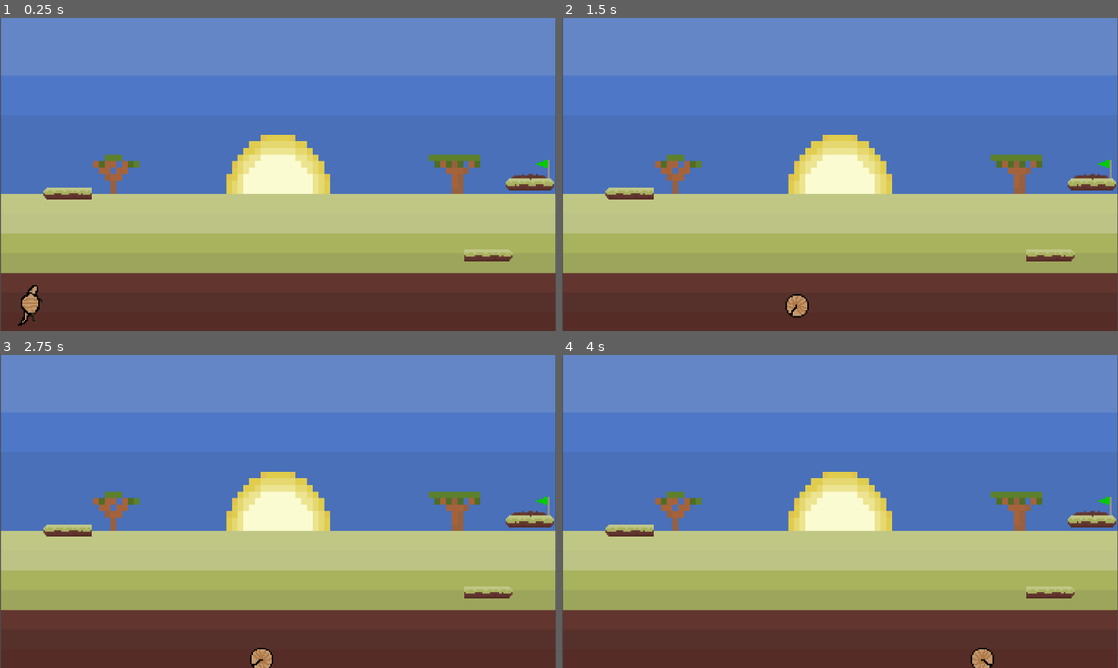
Above: before the commit, frames 1-4 (two rows, left to right).
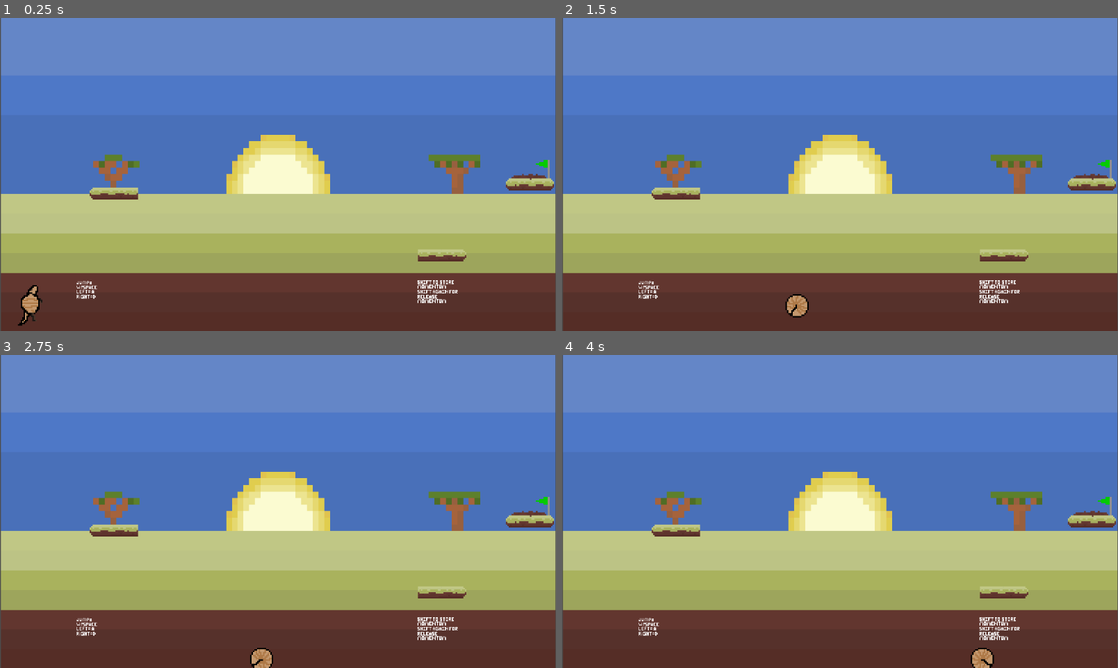
Above: after the commit, the same moments.

Repository: potatinator/codeday3-ihatecaiden
Game: Godot game, scene res://lvl1.tscn
Two runs of this game, one before a commit and one after it. Both use one fixed random seed, a clock stepped at 60 frames per second and the inputs below.
Inputs:
- Up to frame 1 (0.25 s): no input
- Up to frame 2 (1.5 s): hold D (moveRight) from 0.53 s (still down); tap Shift (store) at 0.6, 1.35 s; tap W (jump) at 0.77 s
- Up to frame 3 (2.75 s): tap W (jump) at 1.52 s; release D (moveRight) at 2.03 s; hold A (moveLeft) from 2.03 s (still down); tap Shift (store) at 2.1 s
- Up to frame 4 (4 s): release A (moveLeft) at 2.78 s; hold D (moveRight) from 2.78 s (still down); tap Shift (store) at 2.85, 3.6 s; tap W (jump) at 3.02, 3.77 s

The runs differ from the first frame. In frame 1, 1.5% of the frame differs, in the area x 7-93%, y 54-92%; in frame 2, 1.5%; in frame 3, 1.5%; in frame 4, 1.5%.

Commit message:
hope this breaks nothing, also i fixed hitbox for one of the blocks.

Diff:
--- a/Lvl5.tscn
+++ b/Lvl5.tscn
@@ -187,3 +187,4 @@
 [node name="StaticBody2D55" parent="." instance=ExtResource("10_blder")]
 show_behind_parent = true
 position = Vector2(1073, 344)
+nextLVL = "res://level7.tscn"
--- a/big floor top main.tscn
+++ b/big floor top main.tscn
@@ -6,7 +6,7 @@
 size = Vector2(100, 100)
 
 [sub_resource type="RectangleShape2D" id="RectangleShape2D_bu8al"]
-size = Vector2(100, 51)
+size = Vector2(100, 50)
 
 [node name="StaticBody2D" type="StaticBody2D"]
 
--- a/level7.tscn
+++ /dev/null
@@ -1,18 +0,0 @@
-[gd_scene load_steps=4 format=3 uid="uid://dcp30bm4ngqec"]
-
-[ext_resource type="PackedScene" uid="uid://btw57klxaykkh" path="res://walls.tscn" id="1_ao7cn"]
-[ext_resource type="PackedScene" uid="uid://drbulqxqdircb" path="res://character_body_2d.tscn" id="2_xqg4q"]
-[ext_resource type="PackedScene" uid="uid://cpky803bml7ak" path="res://background.tscn" id="3_kuxbi"]
-
-[node name="Node2D2" type="Node2D"]
-
-[node name="Camera2D" type="Camera2D" parent="."]
-anchor_mode = 0
-
-[node name="walls" parent="." instance=ExtResource("1_ao7cn")]
-
-[node name="player" parent="." instance=ExtResource("2_xqg4q")]
-position = Vector2(509, 354)
-
-[node name="StaticBody2D54" parent="." instance=ExtResource("3_kuxbi")]
-show_behind_parent = true
--- a/lvl1.tscn
+++ b/lvl1.tscn
@@ -7,6 +7,8 @@
 [ext_resource type="PackedScene" uid="uid://bbre1k5cd3rdr" path="res://level components/full tile with connection point on right side horiz.tscn" id="5_ok8r0"]
 [ext_resource type="PackedScene" uid="uid://cpky803bml7ak" path="res://background.tscn" id="6_audra"]
 [ext_resource type="PackedScene" uid="uid://djvwt5ox6hkr1" path="res://end.tscn" id="7_x7kom"]
+[ext_resource type="PackedScene" uid="uid://bn62dk5uldnm1" path="res://movement2.tscn" id="8_1w0mb"]
+[ext_resource type="PackedScene" uid="uid://bntixfyq332kk" path="res://storem.tscn" id="9_imcy2"]
 
 [node name="Node2D2" type="Node2D"]
 
@@ -81,12 +83,6 @@
 [node name="StaticBody2D21" parent="." instance=ExtResource("3_ok8r0")]
 position = Vector2(816, 488)
 
-[node name="StaticBody2D22" parent="." instance=ExtResource("3_ok8r0")]
-position = Vector2(912, 488)
-
-[node name="StaticBody2D23" parent="." instance=ExtResource("3_ok8r0")]
-position = Vector2(240, 360)
-
 [node name="StaticBody2D24" parent="." instance=ExtResource("3_ok8r0")]
 position = Vector2(336, 360)
 
@@ -115,10 +111,10 @@
 position = Vector2(1104, 360)
 
 [node name="StaticBody2D33" parent="." instance=ExtResource("5_ok8r0")]
-position = Vector2(140, 360)
+position = Vector2(236, 360)
 
 [node name="StaticBody2D34" parent="." instance=ExtResource("4_wg0iv")]
-position = Vector2(1012, 488)
+position = Vector2(916, 488)
 
 [node name="StaticBody2D54" parent="." instance=ExtResource("6_audra")]
 show_behind_parent = true
@@ -126,3 +122,9 @@
 [node name="StaticBody2D" parent="StaticBody2D54" instance=ExtResource("7_x7kom")]
 position = Vector2(1098, 307)
 nextLVL = "res://lvl2.tscn"
+
+[node name="StaticBody2D35" parent="." instance=ExtResource("8_1w0mb")]
+position = Vector2(204, 566)
+
+[node name="StaticBody2D36" parent="." instance=ExtResource("9_imcy2")]
+position = Vector2(912, 566)
--- /dev/null
+++ b/lvl8.tscn
@@ -0,0 +1,463 @@
+[gd_scene load_steps=13 format=3 uid="uid://dcp30bm4ngqec"]
+
+[ext_resource type="PackedScene" uid="uid://btw57klxaykkh" path="res://walls.tscn" id="1_f3pc2"]
+[ext_resource type="PackedScene" uid="uid://drbulqxqdircb" path="res://character_body_2d.tscn" id="2_1aoku"]
+[ext_resource type="PackedScene" uid="uid://cpky803bml7ak" path="res://background.tscn" id="3_ht4u2"]
+[ext_resource type="PackedScene" uid="uid://vinovhk52fgt" path="res://big floor main.tscn" id="4_06fny"]
+[ext_resource type="PackedScene" uid="uid://u4bos5oxde6x" path="res://level components/spike.tscn" id="5_gck4d"]
+[ext_resource type="PackedScene" uid="uid://bforvbb7alh1v" path="res://big floor top main.tscn" id="6_d8ant"]
+[ext_resource type="PackedScene" uid="uid://djvwt5ox6hkr1" path="res://end.tscn" id="7_v08yn"]
+[ext_resource type="PackedScene" uid="uid://bcnoc83dge48c" path="res://level components/full tile with connection point on bottom side vert.tscn" id="8_uxutb"]
+[ext_resource type="PackedScene" uid="uid://bmwe4s5uxqqpn" path="res://level components/full tile no connection point horiz.tscn" id="9_fblqm"]
+[ext_resource type="PackedScene" uid="uid://0gh6jr76cq35" path="res://big floor right connect half.tscn" id="10_kx0u1"]
+[ext_resource type="PackedScene" uid="uid://cmryarpxyn7st" path="res://level components/full tile with connection point on top vert.tscn" id="11_e7u5m"]
+[ext_resource type="PackedScene" uid="uid://cfpefh524jfu7" path="res://big floor left connect half.tscn" id="12_qm387"]
+
+[node name="Node2D2" type="Node2D"]
+
+[node name="Camera2D" type="Camera2D" parent="."]
+anchor_mode = 0
+
+[node name="walls" parent="." instance=ExtResource("1_f3pc2")]
+
+[node name="player" parent="." instance=ExtResource("2_1aoku")]
+position = Vector2(189, 472)
+
+[node name="StaticBody2D54" parent="." instance=ExtResource("3_ht4u2")]
+visible = false
+show_behind_parent = true
+position = Vector2(-2, -3)
+
+[node name="StaticBody2D" parent="." instance=ExtResource("4_06fny")]
+position = Vector2(58, 598)
+
+[node name="StaticBody2D9" parent="." instance=ExtResource("5_gck4d")]
+position = Vector2(253, 473)
+
+[node name="StaticBody2D16" parent="." instance=ExtResource("4_06fny")]
+position = Vector2(-42, 598)
+
+[node name="StaticBody2D10" parent="." instance=ExtResource("5_gck4d")]
+position = Vector2(153, 389)
+
+[node name="StaticBody2D11" parent="." instance=ExtResource("5_gck4d")]
+position = Vector2(169, 373)
+
+[node name="StaticBody2D12" parent="." instance=ExtResource("5_gck4d")]
+position = Vector2(269, 457)
+
+[node name="StaticBody2D13" parent="." instance=ExtResource("5_gck4d")]
+position = Vector2(137, 405)
+
+[node name="StaticBody2D36" parent="." instance=ExtResource("5_gck4d")]
+position = Vector2(202, 249)
+
+[node name="StaticBody2D35" parent="." instance=ExtResource("5_gck4d")]
+position = Vector2(218, 233)
+
+[node name="StaticBody2D58" parent="." instance=ExtResource("5_gck4d")]
+position = Vector2(153, 249)
+
+[node name="StaticBody2D59" parent="." instance=ExtResource("5_gck4d")]
+position = Vector2(169, 233)
+
+[node name="StaticBody2D60" parent="." instance=ExtResource("5_gck4d")]
+position = Vector2(137, 265)
+
+[node name="StaticBody2D34" parent="." instance=ExtResource("5_gck4d")]
+position = Vector2(185, 265)
+
+[node name="StaticBody2D2" parent="." instance=ExtResource("4_06fny")]
+position = Vector2(258, 598)
+
+[node name="StaticBody2D23" parent="." instance=ExtResource("5_gck4d")]
+position = Vector2(449, 166)
+
+[node name="StaticBody2D23" parent="StaticBody2D23" instance=ExtResource("5_gck4d")]
+position = Vector2(66, 68)
+rotation = 3.14159
+
+[node name="StaticBody2D29" parent="StaticBody2D23" instance=ExtResource("5_gck4d")]
+position = Vector2(18, 68)
+rotation = 3.14159
+
+[node name="StaticBody2D31" parent="StaticBody2D23" instance=ExtResource("5_gck4d")]
+position = Vector2(2, 68)
+rotation = 3.14159
+
+[node name="StaticBody2D32" parent="StaticBody2D23" instance=ExtResource("5_gck4d")]
+position = Vector2(50, 68)
+rotation = 3.14159
+
+[node name="StaticBody2D21" parent="StaticBody2D23" instance=ExtResource("5_gck4d")]
+position = Vector2(82, 68)
+rotation = 3.14159
+
+[node name="StaticBody2D30" parent="StaticBody2D23" instance=ExtResource("5_gck4d")]
+position = Vector2(34, 68)
+rotation = 3.14159
+
+[node name="StaticBody2D29" parent="." instance=ExtResource("5_gck4d")]
+position = Vector2(401, 166)
+
+[node name="StaticBody2D31" parent="." instance=ExtResource("5_gck4d")]
+position = Vector2(385, 166)
+
+[node name="StaticBody2D32" parent="." instance=ExtResource("5_gck4d")]
+position = Vector2(433, 166)
+
+[node name="StaticBody2D21" parent="." instance=ExtResource("5_gck4d")]
+position = Vector2(465, 166)
+
+[node name="StaticBody2D49" parent="." instance=ExtResource("5_gck4d")]
+position = Vector2(549, 60)
+rotation = -3.14159
+
+[node name="StaticBody2D51" parent="." instance=ExtResource("5_gck4d")]
+position = Vector2(581, 60)
+rotation = -3.14159
+
+[node name="StaticBody2D52" parent="." instance=ExtResource("5_gck4d")]
+position = Vector2(597, 60)
+rotation = -3.14159
+
+[node name="StaticBody2D30" parent="." instance=ExtResource("5_gck4d")]
+position = Vector2(417, 166)
+
+[node name="StaticBody2D3" parent="." instance=ExtResource("4_06fny")]
+position = Vector2(158, 598)
+
+[node name="StaticBody2D4" parent="." instance=ExtResource("6_d8ant")]
+position = Vector2(258, 498)
+
+[node name="StaticBody2D5" parent="." instance=ExtResource("6_d8ant")]
+position = Vector2(158, 498)
+
+[node name="StaticBody2D6" parent="." instance=ExtResource("6_d8ant")]
+position = Vector2(58, 498)
+
+[node name="StaticBody2D7" parent="." instance=ExtResource("5_gck4d")]
+position = Vector2(237, 489)
+
+[node name="StaticBody2D14" parent="." instance=ExtResource("6_d8ant")]
+position = Vector2(50, 373)
+
+[node name="StaticBody2D81" parent="." instance=ExtResource("6_d8ant")]
+position = Vector2(957, 629)
+
+[node name="StaticBody2D82" parent="." instance=ExtResource("6_d8ant")]
+position = Vector2(658, 629)
+
+[node name="StaticBody2D83" parent="." instance=ExtResource("6_d8ant")]
+position = Vector2(458, 629)
+
+[node name="StaticBody2D84" parent="." instance=ExtResource("6_d8ant")]
+position = Vector2(1057, 629)
+
+[node name="StaticBody2D85" parent="." instance=ExtResource("6_d8ant")]
+position = Vector2(558, 629)
+
+[node name="StaticBody2D86" parent="." instance=ExtResource("6_d8ant")]
+position = Vector2(1156, 629)
+
+[node name="StaticBody2D87" parent="." instance=ExtResource("6_d8ant")]
+position = Vector2(758, 629)
+
+[node name="StaticBody2D88" parent="." instance=ExtResource("6_d8ant")]
+position = Vector2(857, 629)
+
+[node name="StaticBody2D37" parent="." instance=ExtResource("6_d8ant")]
+position = Vector2(757, 175)
+
+[node name="StaticBody2D38" parent="." instance=ExtResource("6_d8ant")]
+position = Vector2(657, 175)
+
+[node name="StaticBody2D40" parent="." instance=ExtResource("6_d8ant")]
+position = Vector2(458, 175)
+
+[node name="StaticBody2D43" parent="." instance=ExtResource("6_d8ant")]
+position = Vector2(258, 50.5396)
+rotation = -3.14067
+
+[node name="StaticBody2D44" parent="." instance=ExtResource("6_d8ant")]
+position = Vector2(358, 50.6319)
+rotation = -3.14067
+
+[node name="StaticBody2D45" parent="." instance=ExtResource("6_d8ant")]
+position = Vector2(457, 50.7232)
+rotation = -3.14067
+
+[node name="StaticBody2D46" parent="." instance=ExtResource("6_d8ant")]
+position = Vector2(557, 50.8155)
+rotation = -3.14067
+
+[node name="StaticBody2D47" parent="." instance=ExtResource("6_d8ant")]
+position = Vector2(657, 51.0001)
+rotation = -3.14067
+
+[node name="StaticBody2D48" parent="." instance=ExtResource("6_d8ant")]
+position = Vector2(757, 51)
+rotation = -3.14067
+
+[node name="StaticBody2D42" parent="." instance=ExtResource("6_d8ant")]
+position = Vector2(258, 175)
+
+[node name="StaticBody2D41" parent="." instance=ExtResource("6_d8ant")]
+position = Vector2(358, 175)
+
+[node name="StaticBody2D39" parent="." instance=ExtResource("6_d8ant")]
+position = Vector2(558, 175)
+
+[node name="StaticBody2D15" parent="." instance=ExtResource("6_d8ant")]
+position = Vector2(111, 373)
+
+[node name="StaticBody2D17" parent="." instance=ExtResource("4_06fny")]
+position = Vector2(358, 598)
+
+[node name="StaticBody2D26" parent="." instance=ExtResource("7_v08yn")]
+show_behind_parent = true
+position = Vector2(56, 338)
+
+[node name="StaticBody2D50" parent="." instance=ExtResource("5_gck4d")]
+position = Vector2(565, 60)
+rotation = -3.14159
+
+[node name="StaticBody2D53" parent="." instance=ExtResource("5_gck4d")]
+position = Vector2(613, 60)
+rotation = 3.14159
+
+[node name="StaticBody2D55" parent="." instance=ExtResource("5_gck4d")]
+position = Vector2(629, 60)
+rotation = 3.14159
+
+[node name="StaticBody2D61" parent="." instance=ExtResource("5_gck4d")]
+position = Vector2(102, 33)
+rotation = 1.5708
+
+[node name="StaticBody2D61" parent="StaticBody2D61" instance=ExtResource("5_gck4d")]
+position = Vector2(69.9999, -904)
+rotation = 1.5708
+
+[node name="StaticBody2D62" parent="StaticBody2D61" instance=ExtResource("5_gck4d")]
+position = Vector2(69.9999, -872)
+rotation = 1.5708
+
+[node name="StaticBody2D65" parent="StaticBody2D61" instance=ExtResource("5_gck4d")]
+position = Vector2(70, -968)
+rotation = 1.5708
+
+[node name="StaticBody2D67" parent="StaticBody2D61" instance=ExtResource("5_gck4d")]
+position = Vector2(70, -952)
+rotation = 1.5708
+
+[node name="StaticBody2D68" parent="StaticBody2D61" instance=ExtResource("5_gck4d")]
+position = Vector2(69.9999, -936)
+rotation = 1.5708
+
+[node name="StaticBody2D69" parent="StaticBody2D61" instance=ExtResource("5_gck4d")]
+position = Vector2(69.9999, -920)
+rotation = 1.5708
+
+[node name="StaticBody2D63" parent="StaticBody2D61" instance=ExtResource("5_gck4d")]
+position = Vector2(69.9999, -888)
+rotation = 1.5708
+
+[node name="StaticBody2D64" parent="StaticBody2D61" instance=ExtResource("5_gck4d")]
+position = Vector2(69.9999, -856)
+rotation = 1.5708
+
+[node name="StaticBody2D66" parent="StaticBody2D61" instance=ExtResource("4_06fny")]
+position = Vector2(11, -900)
+
+[node name="StaticBody2D70" parent="StaticBody2D61" instance=ExtResource("4_06fny")]
+position = Vector2(10.9999, -866)
+
+[node name="StaticBody2D71" parent="StaticBody2D61" instance=ExtResource("5_gck4d")]
+position = Vector2(20.9999, -825)
+rotation = 1.5708
+
+[node name="StaticBody2D72" parent="StaticBody2D61" instance=ExtResource("5_gck4d")]
+position = Vector2(20.9999, -761)
+rotation = 1.5708
+
+[node name="StaticBody2D73" parent="StaticBody2D61" instance=ExtResource("5_gck4d")]
+position = Vector2(20.9999, -777)
+rotation = 1.5708
+
+[node name="StaticBody2D74" parent="StaticBody2D61" instance=ExtResource("5_gck4d")]
+position = Vector2(20.9999, -793)
+rotation = 1.5708
+
+[node name="StaticBody2D75" parent="StaticBody2D61" instance=ExtResource("5_gck4d")]
+position = Vector2(20.9999, -809)
+rotation = 1.5708
+
+[node name="StaticBody2D76" parent="StaticBody2D61" instance=ExtResource("5_gck4d")]
+position = Vector2(20.9999, -841)
+rotation = 1.5708
+
+[node name="StaticBody2D62" parent="." instance=ExtResource("5_gck4d")]
+position = Vector2(102, 65)
+rotation = 1.5708
+
+[node name="StaticBody2D65" parent="." instance=ExtResource("5_gck4d")]
+position = Vector2(102, -31)
+rotation = 1.5708
+
+[node name="StaticBody2D67" parent="." instance=ExtResource("5_gck4d")]
+position = Vector2(102, -15)
+rotation = 1.5708
+
+[node name="StaticBody2D68" parent="." instance=ExtResource("5_gck4d")]
+position = Vector2(102, 1)
+rotation = 1.5708
+
+[node name="StaticBody2D69" parent="." instance=ExtResource("5_gck4d")]
+position = Vector2(102, 17)
+rotation = 1.5708
+
+[node name="StaticBody2D63" parent="." instance=ExtResource("5_gck4d")]
+position = Vector2(102, 49)
+rotation = 1.5708
+
+[node name="StaticBody2D64" parent="." instance=ExtResource("5_gck4d")]
+position = Vector2(102, 81)
+rotation = 1.5708
+
+[node name="StaticBody2D66" parent="." instance=ExtResource("4_06fny")]
+position = Vector2(43, 44)
+
+[node name="StaticBody2D70" parent="." instance=ExtResource("4_06fny")]
+position = Vector2(43, 71)
+
+[node name="StaticBody2D71" parent="." instance=ExtResource("5_gck4d")]
+position = Vector2(118, 130)
+rotation = 3.14159
+
+[node name="StaticBody2D72" parent="." instance=ExtResource("5_gck4d")]
+position = Vector2(54, 130)
+rotation = 3.14159
+
+[node name="StaticBody2D73" parent="." instance=ExtResource("5_gck4d")]
+position = Vector2(70, 130)
+rotation = 3.14159
+
+[node name="StaticBody2D74" parent="." instance=ExtResource("5_gck4d")]
+position = Vector2(86, 130)
+rotation = 3.14159
+
+[node name="StaticBody2D75" parent="." instance=ExtResource("5_gck4d")]
+position = Vector2(102, 130)
+rotation = 3.14159
+
+[node name="StaticBody2D76" parent="." instance=ExtResource("5_gck4d")]
+position = Vector2(38, 130)
+rotation = 3.14159
+
+[node name="StaticBody2D77" parent="." instance=ExtResource("8_uxutb")]
+position = Vector2(558, 424)
+
+[node name="StaticBody2D78" parent="." instance=ExtResource("8_uxutb")]
+position = Vector2(657, 498)
+
+[node name="StaticBody2D79" parent="." instance=ExtResource("8_uxutb")]
+position = Vector2(757, 458)
+
+[node name="StaticBody2D80" parent="." instance=ExtResource("5_gck4d")]
+position = Vector2(691, 316)
+rotation = 3.14159
+
+[node name="StaticBody2D89" parent="." instance=ExtResource("4_06fny")]
+position = Vector2(1102, 598)
+
+[node name="StaticBody2D90" parent="." instance=ExtResource("4_06fny")]
+position = Vector2(1102, 498)
+
+[node name="StaticBody2D91" parent="." instance=ExtResource("4_06fny")]
+position = Vector2(1102, 398)
+
+[node name="StaticBody2D92" parent="." instance=ExtResource("4_06fny")]
+position = Vector2(1102, 298)
+
+[node name="StaticBody2D93" parent="." instance=ExtResource("4_06fny")]
+position = Vector2(1102, 198)
+
+[node name="StaticBody2D94" parent="." instance=ExtResource("4_06fny")]
+position = Vector2(1102, 98)
+
+[node name="StaticBody2D95" parent="." instance=ExtResource("4_06fny")]
+position = Vector2(1102, -2)
+
+[node name="StaticBody2D96" parent="." instance=ExtResource("6_d8ant")]
+show_behind_parent = true
+position = Vector2(1062, 448)
+
+[node name="StaticBody2D97" parent="." instance=ExtResource("6_d8ant")]
+show_behind_parent = true
+position = Vector2(1053, 249)
+
+[node name="StaticBody2D98" parent="." instance=ExtResource("6_d8ant")]
+position = Vector2(857, 51)
+rotation = 3.14159
+
+[node name="StaticBody2D99" parent="." instance=ExtResource("6_d8ant")]
+position = Vector2(914, 51)
+rotation = 3.14159
+
+[node name="StaticBody2D100" parent="." instance=ExtResource("6_d8ant")]
+show_behind_parent = true
+position = Vector2(962, 448)
+
+[node name="StaticBody2D101" parent="." instance=ExtResource("9_fblqm")]
+show_behind_parent = true
+position = Vector2(658, 257)
+
+[node name="StaticBody2D8" parent="." instance=ExtResource("4_06fny")]
+top_level = true
+position = Vector2(358, 545)
+
+[node name="StaticBody2D18" parent="." instance=ExtResource("6_d8ant")]
+position = Vector2(-42, 498)
+
+[node name="StaticBody2D19" parent="." instance=ExtResource("6_d8ant")]
+position = Vector2(160, 275)
+
+[node name="StaticBody2D20" parent="." instance=ExtResource("4_06fny")]
+show_behind_parent = true
+position = Vector2(160, 325)
+
+[node name="StaticBody2D24" parent="." instance=ExtResource("10_kx0u1")]
+position = Vector2(308, 445)
+
+[node name="StaticBody2D22" parent="." instance=ExtResource("11_e7u5m")]
+position = Vector2(346, 495)
+
+[node name="StaticBody2D25" parent="." instance=ExtResource("11_e7u5m")]
+show_behind_parent = true
+position = Vector2(346, 448)
+
+[node name="StaticBody2D27" parent="." instance=ExtResource("11_e7u5m")]
+show_behind_parent = true
+position = Vector2(371, 448)
+
+[node name="StaticBody2D28" parent="." instance=ExtResource("11_e7u5m")]
+position = Vector2(371, 498)
+
+[node name="StaticBody2D33" parent="." instance=ExtResource("10_kx0u1")]
+position = Vector2(333, 348)
+
+[node name="StaticBody2D56" parent="." instance=ExtResource("11_e7u5m")]
+position = Vector2(395, 498)
+
+[node name="StaticBody2D57" parent="." instance=ExtResource("11_e7u5m")]
+position = Vector2(395, 448)
+
+[node name="StaticBody2D102" parent="." instance=ExtResource("12_qm387")]
+position = Vector2(408, 348)
+
+[node name="StaticBody2D103" parent="." instance=ExtResource("10_kx0u1")]
+show_behind_parent = true
+position = Vector2(862, 448)
+
+[node name="StaticBody2D104" parent="." instance=ExtResource("10_kx0u1")]
+position = Vector2(953, 249)
--- /dev/null
+++ b/movement2.tscn
@@ -0,0 +1,10 @@
+[gd_scene load_steps=2 format=3 uid="uid://bn62dk5uldnm1"]
+
+[ext_resource type="Texture2D" uid="uid://chug7v33u4smh" path="res://movement.png" id="1_rbikc"]
+
+[node name="StaticBody2D" type="StaticBody2D"]
+
+[node name="MeshInstance2D" type="MeshInstance2D" parent="."]
+
+[node name="Movement" type="Sprite2D" parent="."]
+texture = ExtResource("1_rbikc")
--- /dev/null
+++ b/storem.tscn
@@ -0,0 +1,10 @@
+[gd_scene load_steps=2 format=3 uid="uid://bntixfyq332kk"]
+
+[ext_resource type="Texture2D" uid="uid://c0f6prn1u50ui" path="res://store m.png" id="1_oppxc"]
+
+[node name="StaticBody2D" type="StaticBody2D"]
+
+[node name="MeshInstance2D" type="MeshInstance2D" parent="."]
+
+[node name="StoreM" type="Sprite2D" parent="."]
+texture = ExtResource("1_oppxc")
Renamed: background_files/f(1).txt -> background_files - Copy/f(1).txt
Renamed: background_files/f.txt -> background_files - Copy/f.txt
Renamed: background_files/piskel_logo_transparent_small_compact.png -> background_files - Copy/piskel_logo_transparent_small_compact.png
Not shown, changed: background_files - Copy/piskel_logo_transparent_small_compact.png.import
Not shown: 1 places in big floor left connect half.tscn that only renumber resources
Not shown: 1 places in big floor right connect half.tscn that only renumber resources
Not shown: 1 places in lvl1.tscn that only renumber resources
Not shown, added: background_files - Copy/array.js.download
Not shown, added: background_files - Copy/cmp.min.js.download
Not shown, added: background_files - Copy/config.js.download
Not shown, added: background_files - Copy/dead-clicks-autocapture.js.download
Not shown, added: background_files - Copy/id5-api.js.download
(and 6 more such lines)
